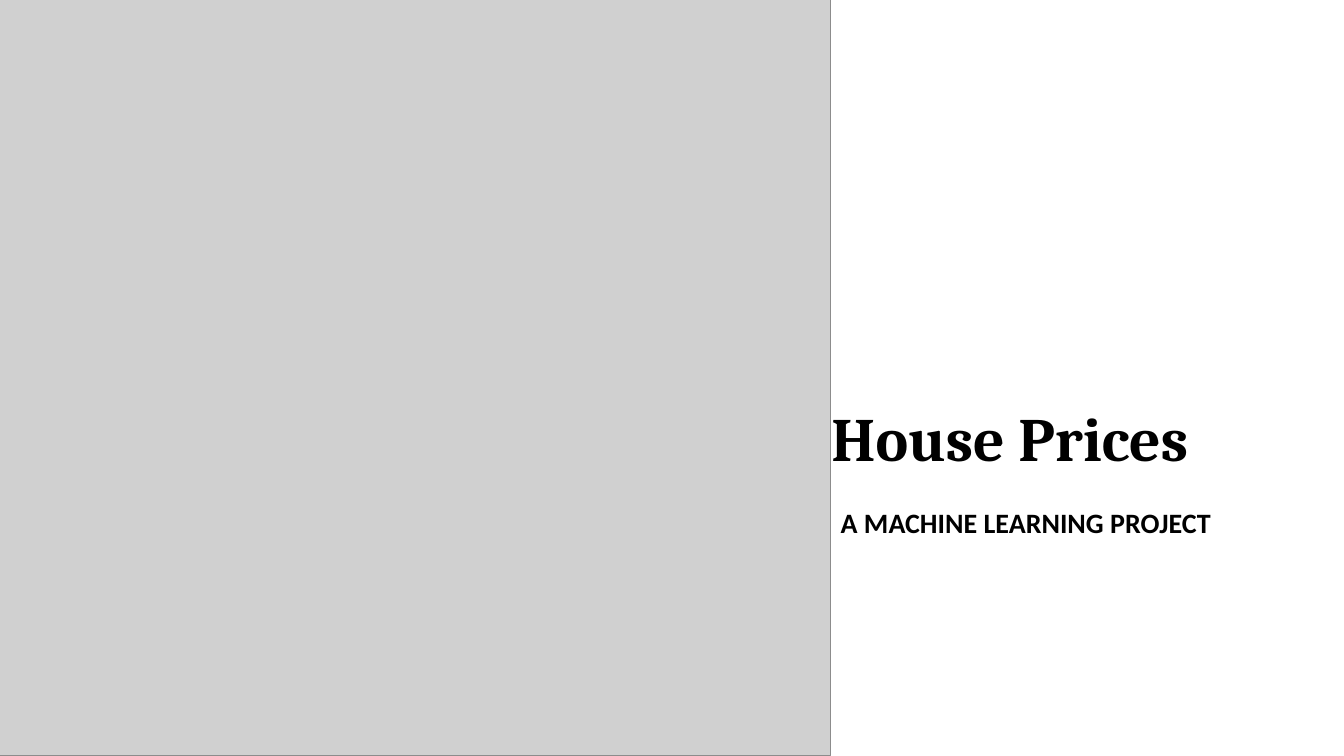
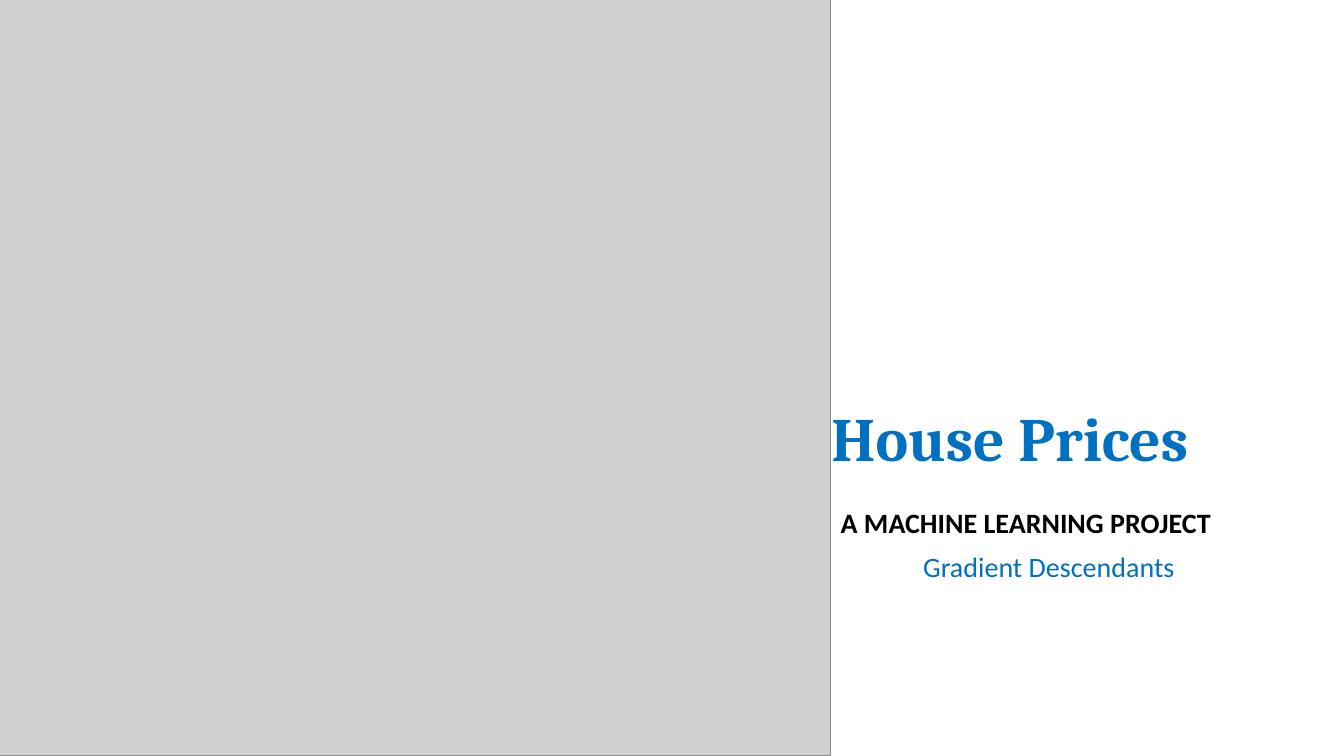
Before and after one commit to manasagodkhindi/AmesHousingPrediction, a slide deck: slide 1 of HousingPricesPresentations.pptx. Drawn at 1344x756 pixels with LibreOffice and Linux fonts; fonts in the diff are those of the drawing; grey boxes stand for pictures. Boxes give left, top, right and bottom in pixels: in the first picture for what was removed or moved away, otherwise in the second. Text is boxed around its words. In the diff, an @@ line names an element or a change of style, - is before the commit and + after.

```diff
--- a/HousingPricesPresentations.pptx
+++ b/HousingPricesPresentations.pptx
@@ title "House Prices" at bbox=[831, 418, 1188, 462]: text colour #000000 to #0070C0 @@
@@ subtitle at bbox=[923, 557, 1175, 578]: paragraph added @@
+Gradient Descendants
```
Also in this commit, not shown: 4 other slides changed, 13 slides added, 5 slides removed.
